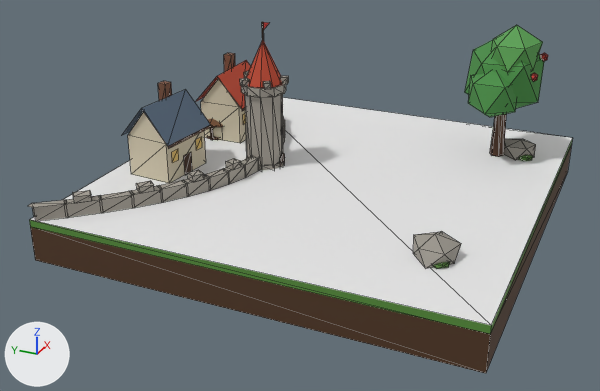
A saved change to the glTF model assets/tiles3d/classic/capRL.glb.
One viewpoint serves both versions: a 50 mm lens placed at (-3.47, -1.39, 1.79), pointed at (-0.19, 0.08, 0.15). Arrows for +X, +Y and +Z are at lower left; the lights stay in place. The picture after the commit comes second. Mesh edges are drawn as thin lines. Vertices at exactly the same position are counted once.

Names of what the first picture shows: 'capRL'.
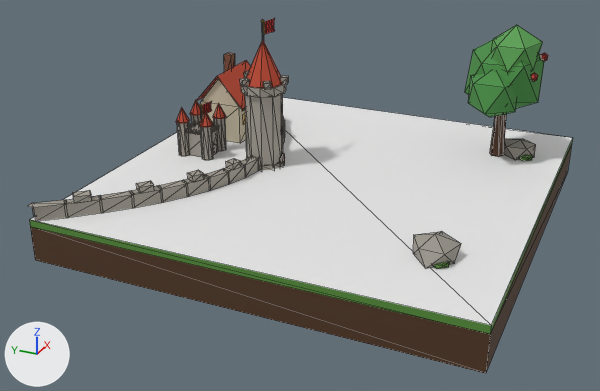
What differs and where, as boxes [x1, y1, x2, y2] in the pictures (600 x 391 px; the box of a moved part takes in the faces that stretch with it):
'capRL', reshaped: before [28, 22, 572, 373]; after [28, 18, 572, 373]
part 1 of me_caprl, moved or reshaped: before [210, 127, 213, 140]; after [188, 125, 218, 157]
part 2 of me_caprl, moved or reshaped: before [158, 81, 172, 101]; after [198, 130, 201, 135]
part 3 of me_caprl, added: after [214, 118, 226, 151]
part 4 of me_caprl, added: after [191, 115, 201, 125]
part 5 of me_caprl, added: after [200, 126, 213, 160]
part 6 of me_caprl, added: after [199, 111, 213, 127]
part 7 of me_caprl, added: after [213, 104, 226, 119]
part 8 of me_caprl, added: after [177, 122, 190, 156]
part 9 of me_caprl, added: after [190, 100, 201, 115]
part 10 of me_caprl, added: after [176, 108, 190, 123]
part 11 of me_caprl, added: after [263, 18, 275, 34]
part 12 of me_caprl, added: after [201, 102, 212, 115]
part 13 of me_caprl, deleted: before [121, 89, 224, 183]
part 14 of me_caprl, reshaped: before [263, 22, 269, 30]; after [261, 19, 264, 41]

The change, as a list of edits to the scene's bpy script:
```text
Change me_caprl:
    used by ob_caprl; location = (0.0, 0.0, 0.0)
    remove me_caprl.from_pydata(...)  # 710 vertices, 940 faces; spans x -1.0..1.0, y -1.0..1.0, z 0.0..0.91
    add me_caprl.from_pydata(...)  # 927 vertices, 1280 faces; spans x -1.0..1.0, y -1.0..1.0, z 0.0..0.92
    me_caprl part 1: the loose piece of 8 vertices spanning x 0.17..0.18, y 0.76..0.77, z 0.2..0.28 is scaled about its middle by (-13.6, -13.6, 1.55), then moved by (-0.18, -0.05, 0.02)
    me_caprl part 2: the loose piece of 8 vertices spanning x -0.21..-0.16, y 0.78..0.83, z 0.47..0.61 is scaled about its middle by (0.302, 0.302, 0.133), then moved by (0.12, -0.11, -0.21)
    me_caprl part 3: a new loose piece, an 8-sided cylinder along z spanning x 0.038..0.098, y 0.622..0.682, z 0.2..0.38, in mat_tileatlas
    me_caprl part 4: a new loose piece, an 8-sided cylinder along z spanning x 0.038..0.098, y 0.758..0.818, z 0.2..0.38, in mat_tileatlas
    me_caprl part 5: a new loose piece, an 8-sided cylinder along z spanning x -0.098..-0.038, y 0.622..0.682, z 0.2..0.38, in mat_tileatlas
    me_caprl part 6: a new loose piece, an 8-sided cone pointing to +z spanning x -0.104..-0.032, y 0.616..0.688, z 0.38..0.454, in mat_tileatlas
    me_caprl part 7: a new loose piece, an 8-sided cone pointing to +z spanning x 0.032..0.104, y 0.616..0.688, z 0.38..0.454, in mat_tileatlas
    me_caprl part 8: a new loose piece, an 8-sided cylinder along z spanning x -0.098..-0.038, y 0.758..0.818, z 0.2..0.38, in mat_tileatlas
    me_caprl part 9: a new loose piece, an 8-sided cone pointing to +z spanning x 0.032..0.104, y 0.752..0.824, z 0.38..0.454, in mat_tileatlas
    me_caprl part 10: a new loose piece, an 8-sided cone pointing to +z spanning x -0.104..-0.032, y 0.752..0.824, z 0.38..0.454, in mat_tileatlas
    me_caprl part 11: a new loose piece of 21 vertices spanning x 0.0..0.12, y 0.35..0.36, z 0.84..0.91, in mat_tileatlas
    me_caprl part 12: a new loose piece of 21 vertices spanning x 0.0..0.1, y 0.71..0.72, z 0.39..0.45, in mat_tileatlas
    me_caprl part 13: 9 loose pieces with 67 vertices, spanning x -0.44..0.32, y 0.6..0.92, z 0.2..0.56, are deleted
    me_caprl part 14: 2 vertices removed from x 0.0..0.07, y 0.36, z 0.87..0.89; 13 vertices added at x -0.01..0.01, y 0.35..0.37, z 0.81..0.92
    other edits to the shape of me_caprl do not show in these pictures
```
